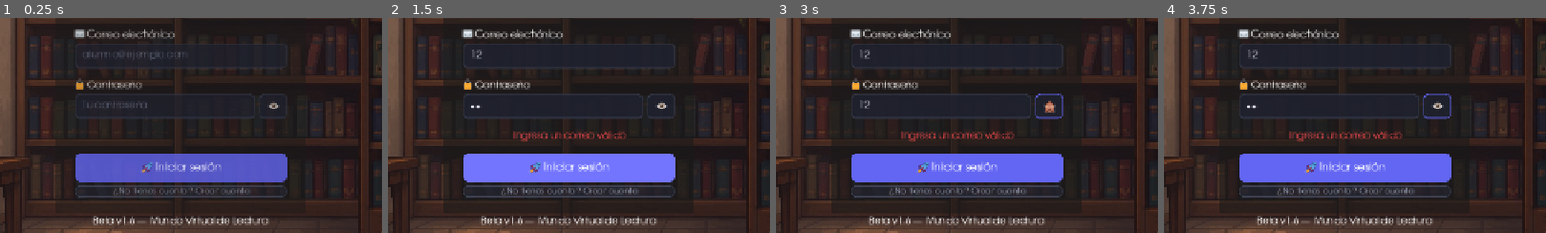
Above: before the commit, frames 1-4 (left to right).
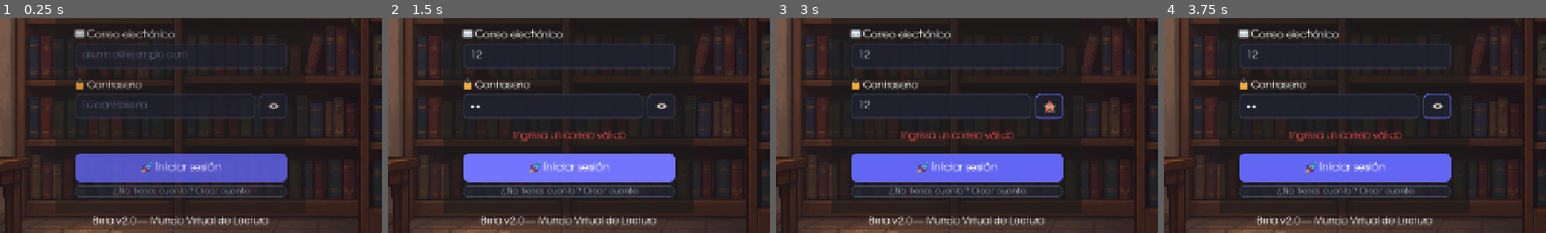
Above: after the commit, the same moments.

Repository: Steeven24/virtual-world-reading-ai
Game: Godot game, scene res://scenes/UI/login_screen.tscn
Same seed, same stepped clock (60 frames per second), same inputs: the game is played once before the commit and once after it.
Inputs (mouse positions are % of the whole screen's width and height, from its top left):
- Up to frame 1 (0.25 s): no input
- Up to frame 2 (1.5 s): click (50, 44) at 0.52 s; type "12" at 0.6 s; click (48, 56) at 0.75 s; type "12" at 0.83 s; click "🚀 Iniciar sesión" at 1.25 s
- Up to frame 3 (3 s): click "🚀 Iniciar sesión" at 2 s; click "👁" at 2.75 s
- Up to frame 4 (3.75 s): click "🙈" at 3.5 s
The pictures show only the part of the screen within x 26-76%, y 36-86%; the shares and areas given below are measured in that part.

The runs differ from the first frame. In frame 1, 0.4% of the frame differs, in the area x 32-69%, y 92-97%; in frame 2, 0.4%; in frame 3, 0.4%; in frame 4, 0.4%.

Commit message:
chore: versión Beta 2.0 en la pantalla de entrada
El editor también reescribió fuente_juego*.tres con los UID de sus recursos
(mismas fuentes y mismos respaldos).

Co-Authored-By: Claude Opus 5.5 <noreply@anthropic.com>

Diff:
--- a/fonts/fuente_juego.tres
+++ b/fonts/fuente_juego.tres
@@ -1,8 +1,8 @@
-[gd_resource type="FontVariation" load_steps=4 format=3]
+[gd_resource type="FontVariation" format=3 uid="uid://b1na81jyx8q0w"]
 
-[ext_resource type="FontFile" path="res://fonts/adventor/texgyreadventor-regular.otf" id="1_base"]
-[ext_resource type="FontFile" path="res://fonts/twemoji/twemoji.ttf" id="2_emoji"]
-[ext_resource type="FontFile" path="res://fonts/simbolos/SimbolosVW-Regular.ttf" id="3_simbolos"]
+[ext_resource type="FontFile" uid="uid://6u1b5e3vi6p1" path="res://fonts/adventor/texgyreadventor-regular.otf" id="1_base"]
+[ext_resource type="FontFile" uid="uid://c70dk6vbdab00" path="res://fonts/twemoji/twemoji.ttf" id="2_emoji"]
+[ext_resource type="FontFile" uid="uid://dkrv07y2m6gak" path="res://fonts/simbolos/SimbolosVW-Regular.ttf" id="3_simbolos"]
 
 [resource]
 fallbacks = Array[Font]([ExtResource("2_emoji"), ExtResource("3_simbolos")])
--- a/fonts/fuente_juego_negrita.tres
+++ b/fonts/fuente_juego_negrita.tres
@@ -1,8 +1,8 @@
-[gd_resource type="FontVariation" load_steps=4 format=3]
+[gd_resource type="FontVariation" format=3 uid="uid://bm4cu5shvhyxi"]
 
-[ext_resource type="FontFile" path="res://fonts/adventor/texgyreadventor-bold.otf" id="1_base"]
-[ext_resource type="FontFile" path="res://fonts/twemoji/twemoji.ttf" id="2_emoji"]
-[ext_resource type="FontFile" path="res://fonts/simbolos/SimbolosVW-Bold.ttf" id="3_simbolos"]
+[ext_resource type="FontFile" uid="uid://bcg62aasxke8d" path="res://fonts/adventor/texgyreadventor-bold.otf" id="1_base"]
+[ext_resource type="FontFile" uid="uid://c70dk6vbdab00" path="res://fonts/twemoji/twemoji.ttf" id="2_emoji"]
+[ext_resource type="FontFile" uid="uid://2rxrhy8sf6ja" path="res://fonts/simbolos/SimbolosVW-Bold.ttf" id="3_simbolos"]
 
 [resource]
 fallbacks = Array[Font]([ExtResource("2_emoji"), ExtResource("3_simbolos")])
--- a/scenes/UI/login_screen.tscn
+++ b/scenes/UI/login_screen.tscn
@@ -194,5 +194,5 @@
 
 [node name="VersionLabel" type="Label" parent="CenterContainer/MainVBox" unique_id=2084709435]
 layout_mode = 2
-text = "Beta v1.6 — Mundo Virtual de Lectura"
+text = "Beta v2.0 — Mundo Virtual de Lectura"
 horizontal_alignment = 1
